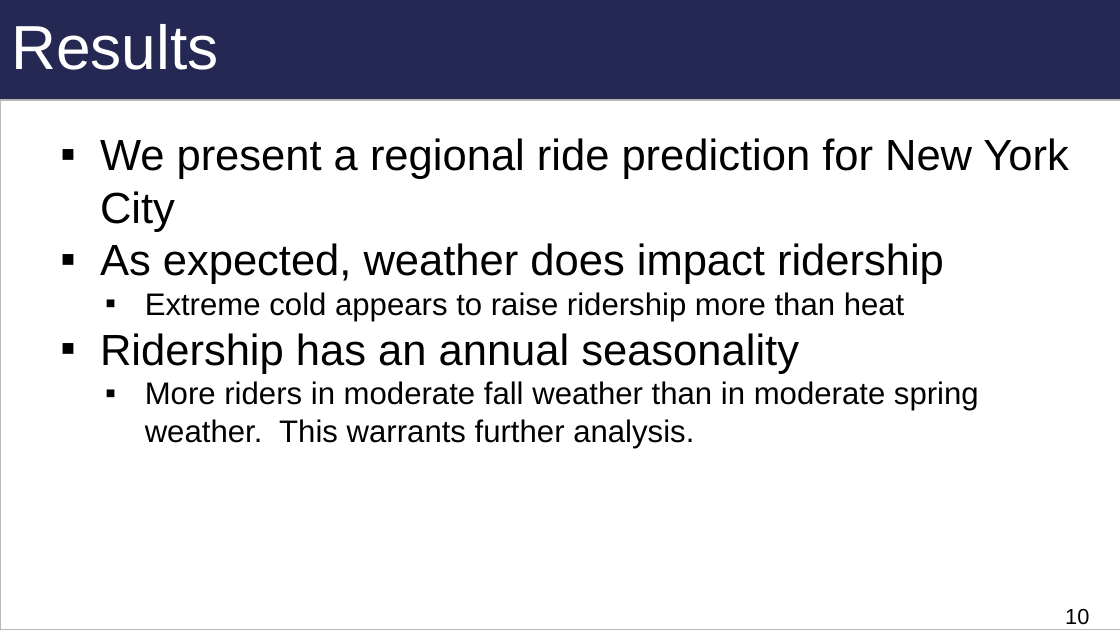
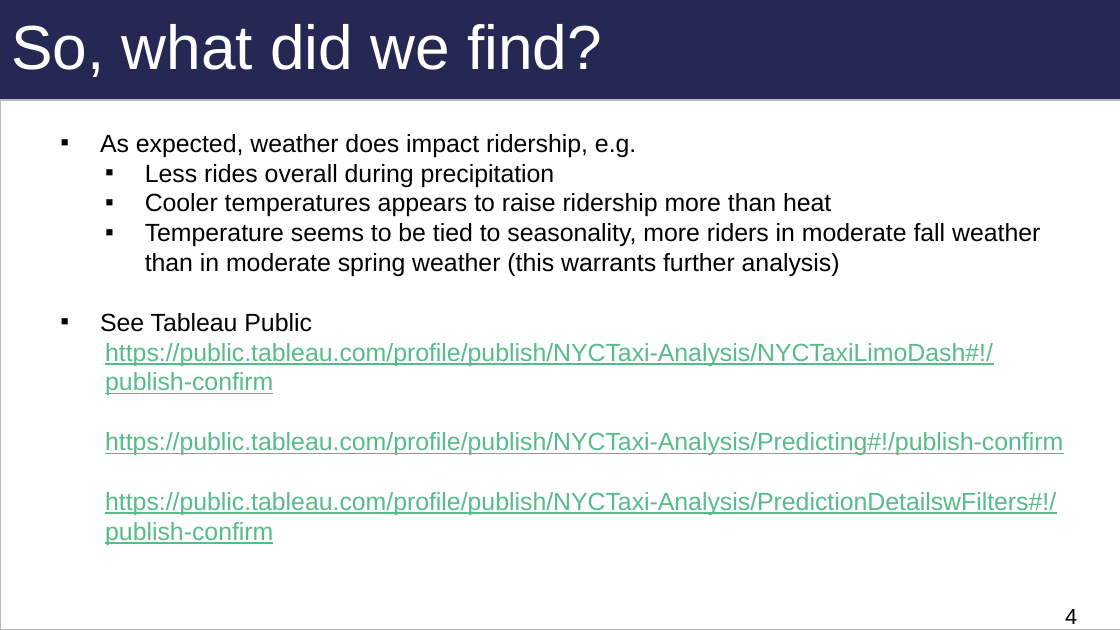
Before and after one commit to blakkan/CabStuff, a slide deck: slide 4 of W205-TaxiNYC-FinalPresentation-JB-RN-AP.pptx (slide 10 before the commit). Drawn at 1120x630 pixels with LibreOffice and Linux fonts; fonts in the diff are those of the drawing. Boxes give left, top, right and bottom in pixels: in the first picture for what was removed or moved away, otherwise in the second. Text is boxed around its words. In the diff, an @@ line names an element or a change of style, - is before the commit and + after.

```diff
--- a/W205-TaxiNYC-FinalPresentation-JB-RN-AP.pptx
+++ b/W205-TaxiNYC-FinalPresentation-JB-RN-AP.pptx
@@ title at (11, 24, 602, 77): text changed @@
-Results
+So, what did we find?
@@ text at (100, 134, 1063, 545): text changed; size 20 to 16 pt; text colour #000000 to #57BB8A @@
-▪ We present a regional ride prediction for New York City
-▪ As expected, weather does impact ridership
-  ▪ Extreme cold appears to raise ridership more than heat
-▪ Ridership has an annual seasonality
-  ▪ More riders in moderate fall weather than in moderate spring weather. This warrants further analysis.
+▪ As expected, weather does impact ridership, e.g.
+  ▪ Less rides overall during precipitation
+  ▪ Cooler temperatures appears to raise ridership more than heat
+  ▪ Temperature seems to be tied to seasonality, more riders in moderate fall weather than in moderate spring weather (this warrants further analysis)
+▪ See Tableau Public
+  https://public.tableau.com/profile/publish/NYCTaxi-Analysis/NYCTaxiLimoDash#!/publish-confirm
+  https://public.tableau.com/profile/publish/NYCTaxi-Analysis/Predicting#!/publish-confirm
+  https://public.tableau.com/profile/publish/NYCTaxi-Analysis/PredictionDetailswFilters#!/publish-confirm
@@ page number at (1065, 609, 1077, 624): text changed @@
-10
+4
```
Also in this commit, not shown: 5 other slides changed, 5 slides added, 6 slides removed.
